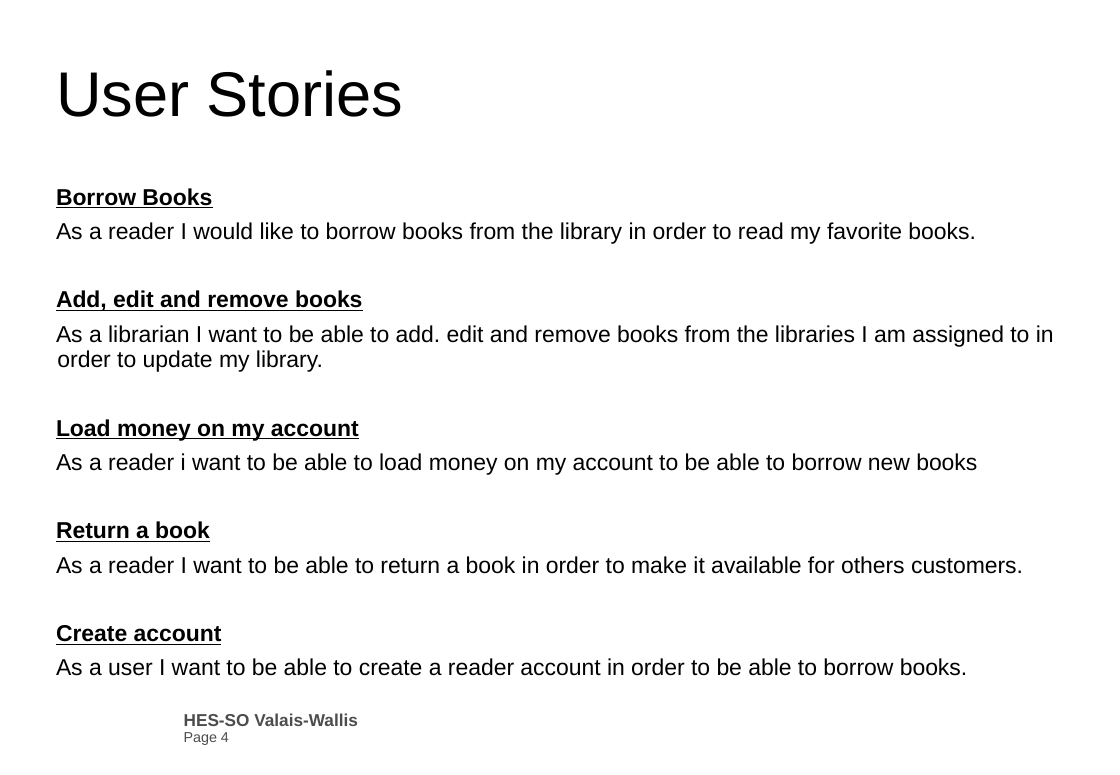
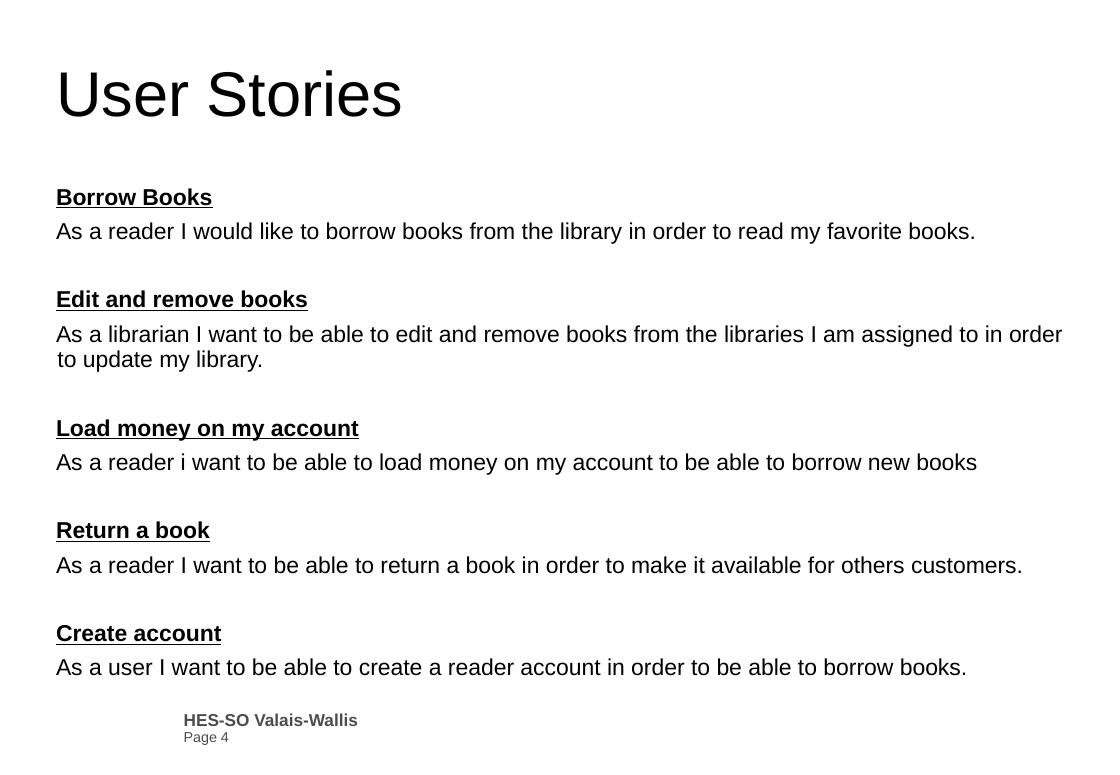
Before and after one commit to PierreAnken/HEVS_BSC_IG_S6_Projet_JavaEE_Library, a slide deck: slide 4 of Project administration/JavaEE_Books.pptx. Drawn at 1120x775 pixels with LibreOffice and Linux fonts; fonts in the diff are those of the drawing; background and template pictures are left out. Boxes give left, top, right and bottom in pixels: in the first picture for what was removed or moved away, otherwise in the second. Text is boxed around its words. In the diff, an @@ line names an element or a change of style, - is before the commit and + after.

Commit message:
Updated PPTX

```diff
--- a/Project administration/JavaEE_Books.pptx
+++ b/Project administration/JavaEE_Books.pptx
@@ text at <box>56,290,1063,372</box>: text changed @@
-Add, edit and remove books
-As a librarian I want to be able to add. edit and remove books from the libraries I am assigned to in order to update my library.
+Edit and remove books
+As a librarian I want to be able to edit and remove books from the libraries I am assigned to in order to update my library.
```
Also in this commit, not shown: 1 other slide changed, 1 other file.
